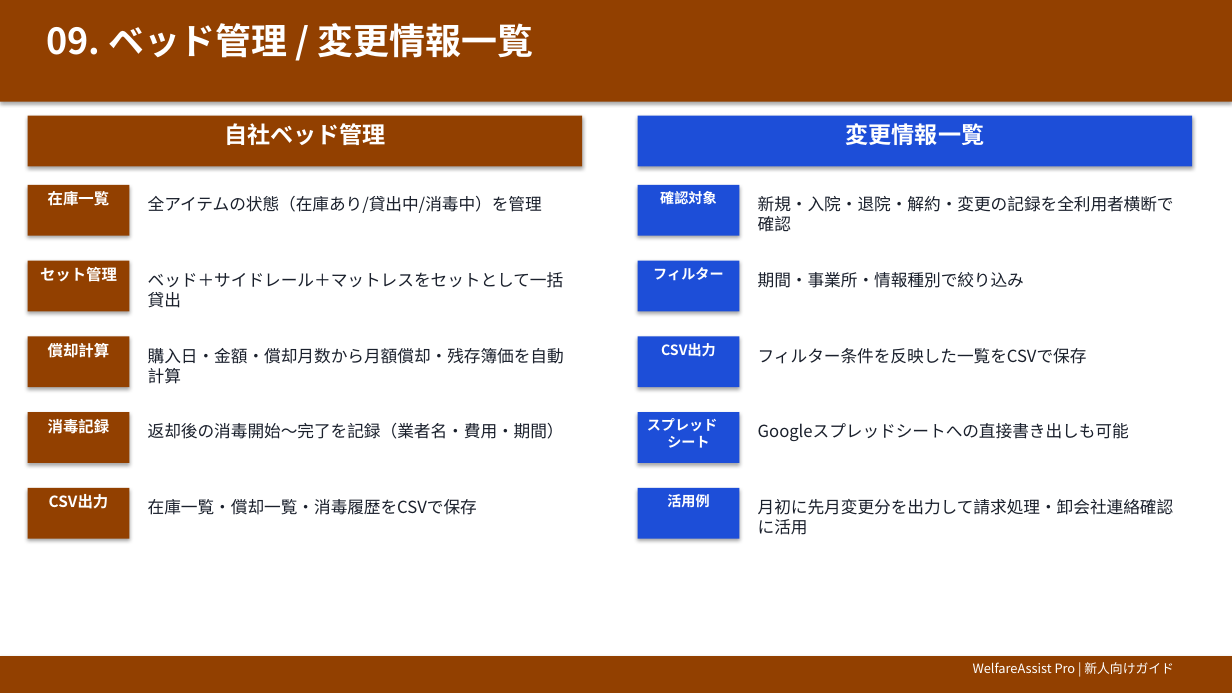
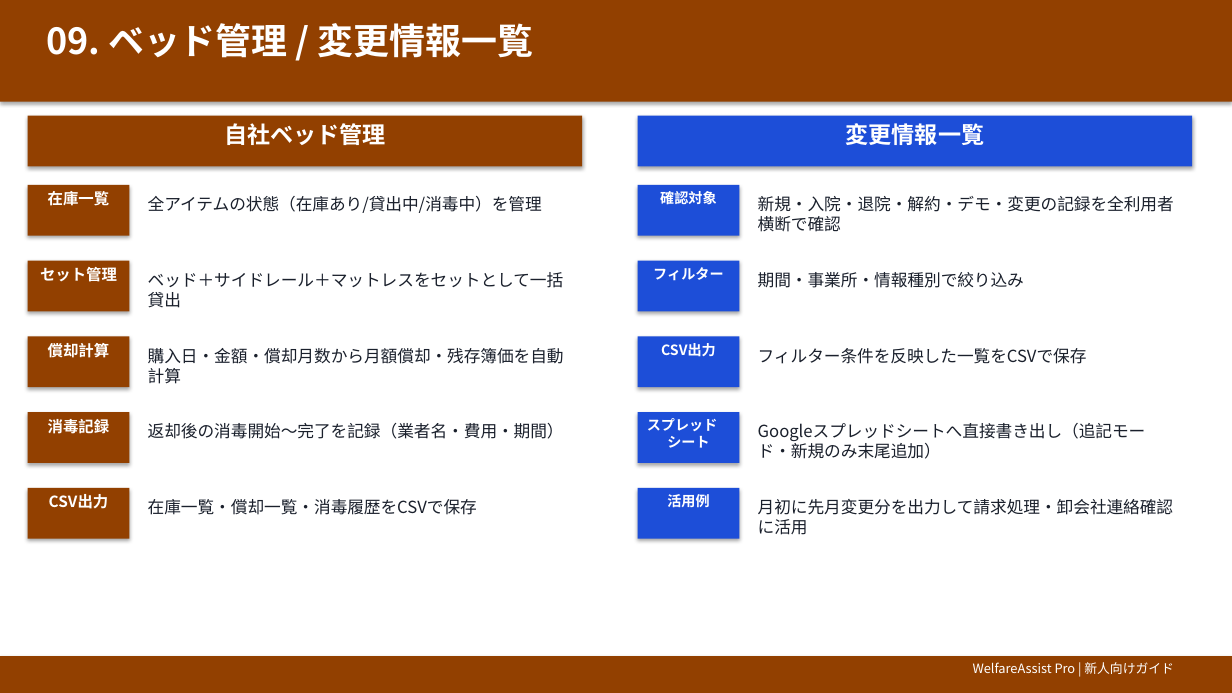
Before and after one commit to yoriko-kikunaga/welfare-assist-pro, a slide deck: slide 11 of docs/WelfareAssist_Pro_新人向けガイド.pptx. Drawn at 1232x693 pixels with LibreOffice and Linux fonts; fonts in the diff are those of the drawing. Boxes give left, top, right and bottom in pixels: in the first picture for what was removed or moved away, otherwise in the second. Text is boxed around its words. In the diff, an @@ line names an element or a change of style, - is before the commit and + after.

```diff
--- a/docs/WelfareAssist_Pro_新人向けガイド.pptx
+++ b/docs/WelfareAssist_Pro_新人向けガイド.pptx
@@ text at [758, 196, 1174, 232]: text changed @@
-新規・入院・退院・解約・変更の記録を全利用者横断で確認
+新規・入院・退院・解約・デモ・変更の記録を全利用者横断で確認
@@ text at [758, 423, 1146, 459]: text changed @@
-Googleスプレッドシートへの直接書き出しも可能
+Googleスプレッドシートへ直接書き出し（追記モード・新規のみ末尾追加）
```
Also in this commit, not shown: 2 other slides changed, 1 other file.
